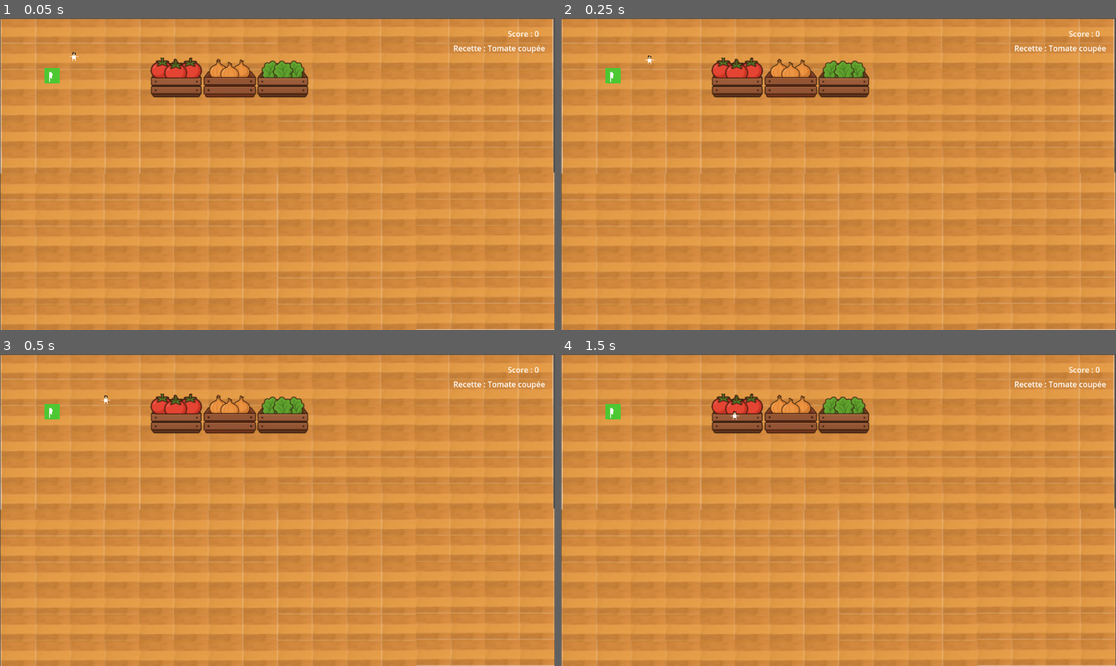
Above: before the commit, frames 1-4 (two rows, left to right).
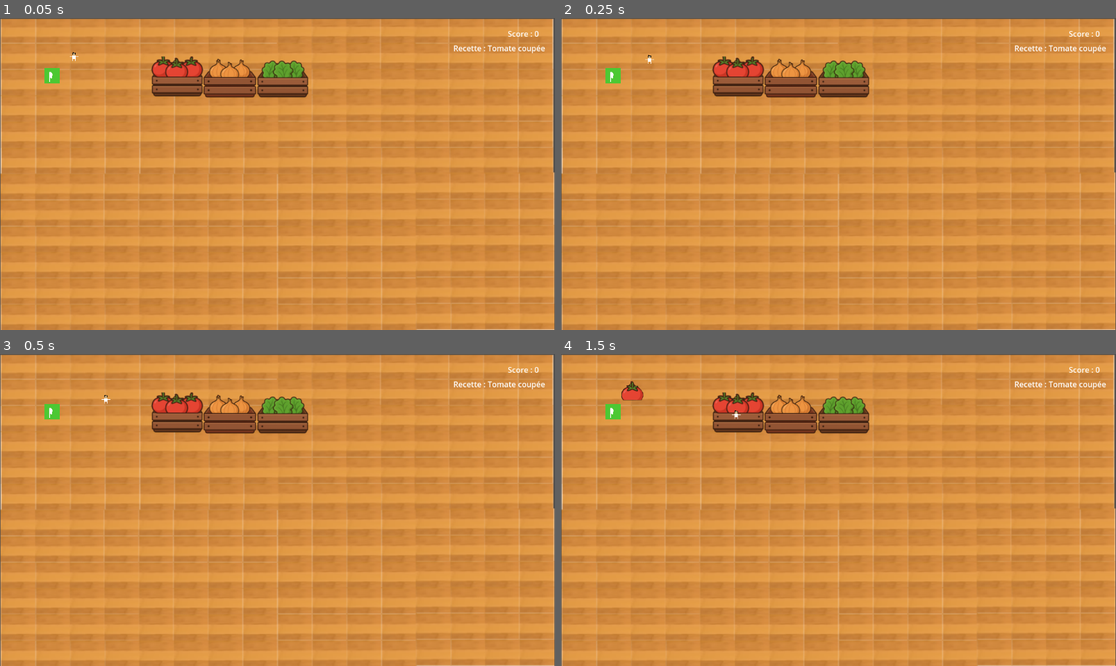
Above: after the commit, the same moments.

Repository: K41lee/Overcooked
Game: Godot game, scene res://Scene/Main/main.tscn
The game is run twice, just before and just after one commit, with the same random seed, the same clock (stepped at 60 frames per second) and the same inputs.
Inputs:
- Up to frame 1 (0.05 s): no input
- Up to frame 2 (0.25 s): no input
- Up to frame 3 (0.5 s): no input
- Up to frame 4 (1.5 s): tap Enter (ui_accept) at 0.5, 0.6, 0.77, 1.07, 1.25, 1.35 s; hold Right (ui_right) 0.53-1.28 s; hold Down (ui_down) from 1.28 s (still down)

The runs differ from the first frame. In frame 1, 0.6% of the frame differs, in the area x 27-37%, y 12-26%; in frame 2, 0.6%; in frame 3, 0.6%; in frame 4, 0.8%, in the area x 10-37%, y 8-26%.
Error in both runs: Attempt to call function 'get_overlapping_bodies' in base 'null instance' on a null instance. (res://Scene/Character/Script/player.gd:23)

Commit message:
Spawn sans erreur

Diff:
--- a/Scene/Character/Script/cuisinier.gd
+++ b/Scene/Character/Script/cuisinier.gd
@@ -9,20 +9,12 @@
 var target_node: Node = null
 var pos_target: Vector2
 
-
-
-
-# Called every frame. 'delta' is the elapsed time since the previous frame.
 func _physics_process(delta: float) -> void:
-
-
 	MoveToTarget("SpawnerTomate")
-
 
 func MoveToTarget(target : String) -> void:
 	var posCB = get_parent().get_node(target).global_position
 	var direction = (posCB - global_position)
-	# Seuil de proximité pour arrêter le mouvement (par exemple 5 pixels)
 	if direction.length() > 5.0:
 		direction = direction.normalized()
 		velocity = direction * 150.0
@@ -30,43 +22,23 @@
 		Idle()
 	move_and_slide()
 
+func Idle():
+	velocity = Vector2.ZERO
+	request_ingredient(get_parent().get_node("SpawnerTomate"))
 
-
-func Idle():
-	velocity = Vector2(0.0,0.0)
-	request_ingredient($SpawnerTomate)
-
-
-
-func request_ingredient(spawner: Node) -> Node:
+func request_ingredient(spawner: Node) -> void:
 	if held_ingredient != null:
 		print("Agent a déjà un ingrédient.")
-		return null
-
+		return
 	var item = spawner.try_give_ingredient(self)
 	if item != null:
 		print("Agent a pris un ingrédient : ", item.name)
 	else:
 		print("Le spawner n’a rien donné.")
-	return item
 
-# ---------------------------------------------------
-# Pickup depuis le sol / zone autour du joueur
-func pickup_ingredient():
-	for body in $PickupArea.get_overlapping_bodies():
-		if body.is_in_group("Ingredients") and not body.is_held:
-			body.is_held = true
-			body.holder = self
-			held_ingredient = body
-			print("Agent a ramassé : ", body.name)
-			break
-
-# ---------------------------------------------------
-# Déposer l’ingrédient à une position donnée
-func drop_ingredient(drop_position: Vector2):
-	if held_ingredient != null:
-		held_ingredient.is_held = false
-		held_ingredient.holder = null
-		held_ingredient.global_position = drop_position
-		print("Agent a déposé : ", held_ingredient.name)
-		held_ingredient = null
+func pickup(ingredient: Node):
+	held_ingredient = ingredient
+	# Optionnel : attacher la tomate au Cuisinier
+	ingredient.position = Vector2.ZERO
+	add_child(ingredient)
+	print("Agent a pris un ingrédient : ", ingredient.name)
--- a/Scene/Main/main.tscn
+++ b/Scene/Main/main.tscn
@@ -37,14 +37,14 @@
 [node name="ServingPlate" parent="." instance=ExtResource("5_phfrx")]
 position = Vector2(379, 578)
 
-[node name="SpawnerTomate" parent="." instance=ExtResource("8_mkk67")]
-position = Vector2(218, 51)
-
 [node name="SpawnerSalade" parent="." instance=ExtResource("9_6rqp4")]
 position = Vector2(439, 51)
 
 [node name="SpawnerOignon" parent="." instance=ExtResource("10_f3d4m")]
 position = Vector2(330, 50)
+
+[node name="SpawnerTomate" parent="." instance=ExtResource("8_mkk67")]
+position = Vector2(220, 49)
 
 [node name="Cuisinier" type="CharacterBody2D" parent="."]
 script = ExtResource("7_ymll4")
--- a/Scene/furniture/Spawner/Scene/SpawnerOignon.tscn
+++ b/Scene/furniture/Spawner/Scene/SpawnerOignon.tscn
@@ -6,7 +6,7 @@
 
 [sub_resource type="RectangleShape2D" id="RectangleShape2D_hkq1m"]
 
-[node name="SpawnPoint" type="Area2D"]
+[node name="BacAOignon" type="Area2D"]
 position = Vector2(270, 164)
 script = ExtResource("1_wfnp4")
 ingredient_scene = ExtResource("2_wh0oo")
@@ -16,3 +16,5 @@
 
 [node name="Sprite2D" type="Sprite2D" parent="."]
 texture = ExtResource("3_xf6mn")
+
+[node name="SpawnPoint" type="Area2D" parent="."]
--- a/Scene/furniture/Spawner/Scene/SpawnerSalade.tscn
+++ b/Scene/furniture/Spawner/Scene/SpawnerSalade.tscn
@@ -6,7 +6,7 @@
 
 [sub_resource type="RectangleShape2D" id="RectangleShape2D_hkq1m"]
 
-[node name="SpawnPoint" type="Area2D"]
+[node name="BacASalade" type="Area2D"]
 position = Vector2(270, 164)
 script = ExtResource("1_ekofl")
 ingredient_scene = ExtResource("2_peucc")
@@ -16,3 +16,5 @@
 
 [node name="Sprite2D" type="Sprite2D" parent="."]
 texture = ExtResource("3_j0krj")
+
+[node name="SpawnPoint" type="Area2D" parent="."]
--- a/Scene/furniture/Spawner/Scene/SpawnerTomate.tscn
+++ b/Scene/furniture/Spawner/Scene/SpawnerTomate.tscn
@@ -6,8 +6,8 @@
 
 [sub_resource type="RectangleShape2D" id="RectangleShape2D_hkq1m"]
 
-[node name="SpawnPoint" type="Area2D"]
-position = Vector2(270, 164)
+[node name="BacATomate" type="Area2D"]
+position = Vector2(0, 1)
 script = ExtResource("1_1ayrb")
 ingredient_scene = ExtResource("2_y8jfo")
 
@@ -16,3 +16,5 @@
 
 [node name="Sprite2D" type="Sprite2D" parent="."]
 texture = ExtResource("3_2uyqj")
+
+[node name="SpawnPoint" type="Area2D" parent="."]
--- a/Scene/furniture/Spawner/Script/ingredient_spawner.gd
+++ b/Scene/furniture/Spawner/Script/ingredient_spawner.gd
@@ -1,13 +1,16 @@
 extends Node2D
 
-@export var ingredient_scene : PackedScene   # la scène spécifique de l’ingrédient (Tomato.tscn, Lettuce.tscn, Onion.tscn)
+@export var ingredient_scene : PackedScene
 @onready var spawn_point = $SpawnPoint
 
 func try_give_ingredient(agent: Node) -> Node2D:
-	if agent.held_item == null: # agent doit avoir les mains libres
+	if agent.held_ingredient == null:
 		var ingredient = ingredient_scene.instantiate()
 		get_parent().add_child(ingredient)
+		print(self.global_position)
+		print(spawn_point.global_position)
 		ingredient.global_position = spawn_point.global_position
+		print(ingredient.global_position)
 		agent.pickup(ingredient)
 		return ingredient
 	return null
Not shown: 1 places in Scene/Character/cuisinier.tscn that only renumber resources
Not shown: 1 places in Scene/Main/main.tscn that only renumber resources
